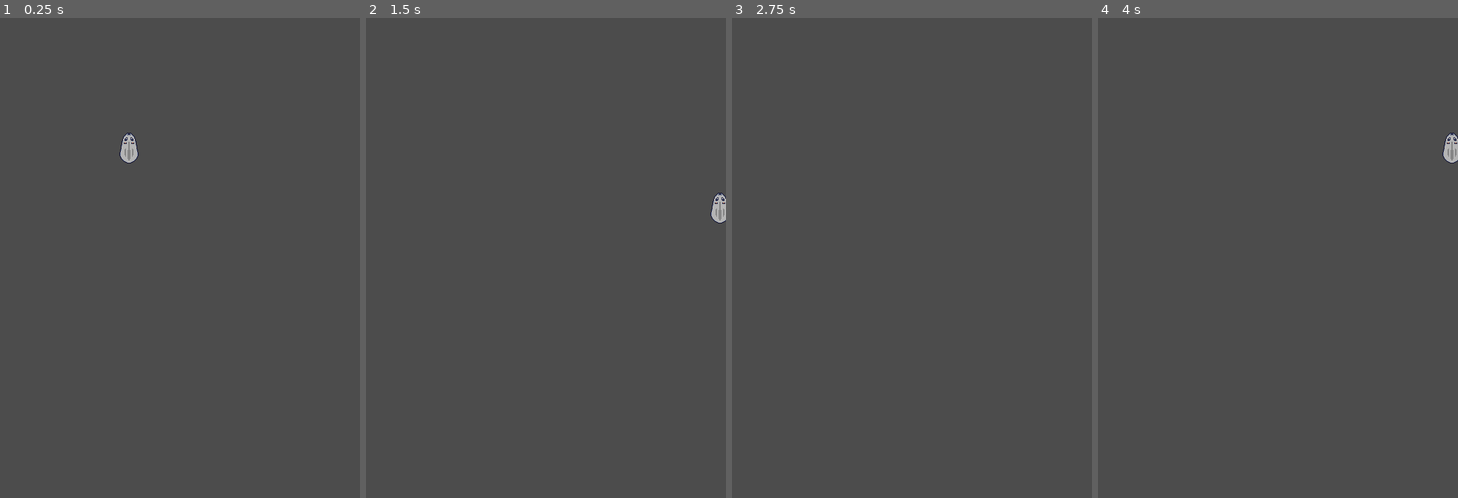
Above: before the commit, frames 1-4 (left to right).
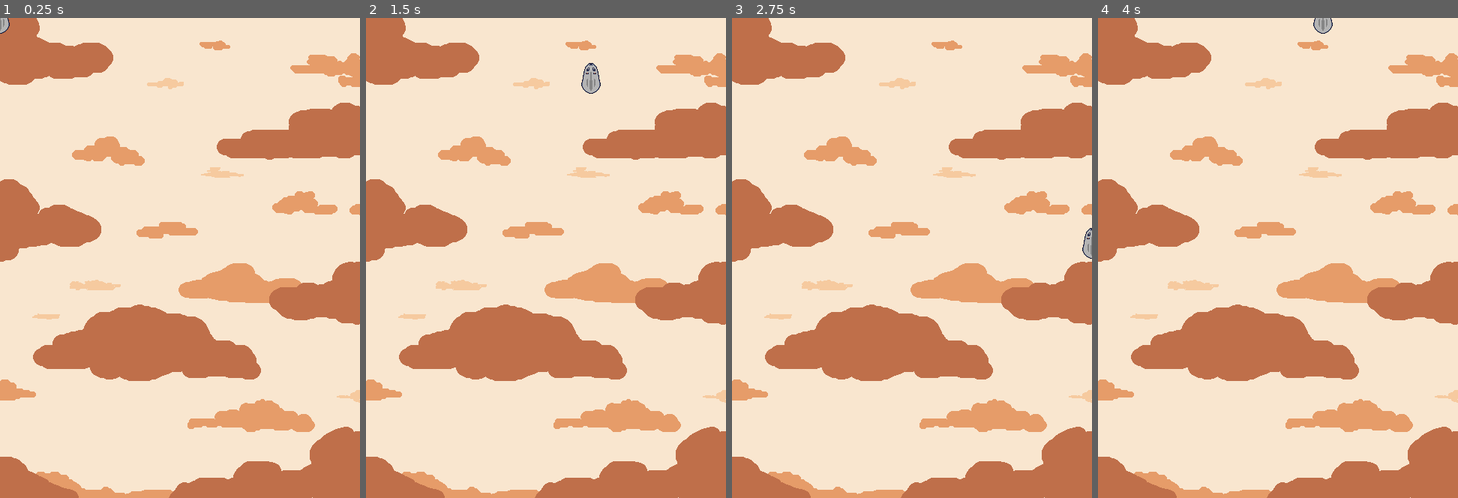
Above: after the commit, the same moments.

Repository: Poipurin/Shoot-em-up
Game: Godot game, scene res://assets/scenes/Game.tscn
The game is run twice, just before and just after one commit, with the same random seed, the same clock (stepped at 60 frames per second) and the same inputs.
Inputs:
- Up to frame 1 (0.25 s): no input
- Up to frame 2 (1.5 s): tap Enter at 0.5 s; hold Right (move_right) 0.53-1.28 s; hold Down (move_down) from 1.28 s (still down)
- Up to frame 3 (2.75 s): release Down (move_down) at 2.03 s; hold Right (move_right) from 2.03 s (still down)
- Up to frame 4 (4 s): tap Space at 2.75 s; release Right (move_right) at 2.78 s; hold Up (move_up) 2.78-3.53 s; hold Left (move_left) from 3.53 s (still down)

The runs differ from the first frame. In frame 1, 100% of the frame differs, in the area x 0-100%, y 0-100%; in frame 2, 100%; in frame 3, 100%; in frame 4, 100%.

Commit message:
char physiscs and gb testing

Diff:
--- a/Shoot-em-up/assets/scenes/Game.tscn
+++ b/Shoot-em-up/assets/scenes/Game.tscn
@@ -1,6 +1,7 @@
-[gd_scene load_steps=6 format=2]
+[gd_scene load_steps=7 format=2]
 
 [ext_resource path="res://assets/scenes/Player.tscn" type="PackedScene" id=1]
+[ext_resource path="res://assets/art/enviroment/backgrounds/Background_test.png" type="Texture" id=2]
 [ext_resource path="res://assets/script/Game.gd" type="Script" id=3]
 [ext_resource path="res://assets/scenes/HUD.tscn" type="PackedScene" id=4]
 [ext_resource path="res://assets/scenes/HUD.gd" type="Script" id=5]
@@ -10,7 +11,13 @@
 [node name="Game" type="Node2D"]
 script = ExtResource( 3 )
 
+[node name="TextureRect" type="TextureRect" parent="."]
+margin_right = 40.0
+margin_bottom = 40.0
+texture = ExtResource( 2 )
+
 [node name="Player" parent="." instance=ExtResource( 1 )]
+position = Vector2( 0, 1 )
 __meta__ = {
 "_edit_group_": true
 }
--- a/Shoot-em-up/assets/scenes/Player.tscn
+++ b/Shoot-em-up/assets/scenes/Player.tscn
@@ -2,8 +2,6 @@
 
 [ext_resource path="res://assets/art/players/characters/Test.png" type="Texture" id=1]
 [ext_resource path="res://assets/script/Player.gd" type="Script" id=2]
-
-[sub_resource type="CircleShape2D" id=1]
 
 [sub_resource type="SpriteFrames" id=2]
 animations = [ {
@@ -13,13 +11,15 @@
 "speed": 5.0
 } ]
 
+[sub_resource type="CapsuleShape2D" id=3]
+radius = 11.0
+
 [node name="Player" type="KinematicBody2D"]
 script = ExtResource( 2 )
 
-[node name="CollisionShape2D" type="CollisionShape2D" parent="."]
-shape = SubResource( 1 )
-
 [node name="AnimatedSprite" type="AnimatedSprite" parent="."]
-position = Vector2( 172, 174 )
 frames = SubResource( 2 )
 animation = "fly"
+
+[node name="CollisionShape2D" type="CollisionShape2D" parent="."]
+shape = SubResource( 3 )
Binary file added: Shoot-em-up/assets/art/enviroment/backgrounds/Background_test.png
Not shown, added: Shoot-em-up/assets/art/enviroment/backgrounds/Background_test.png.import
